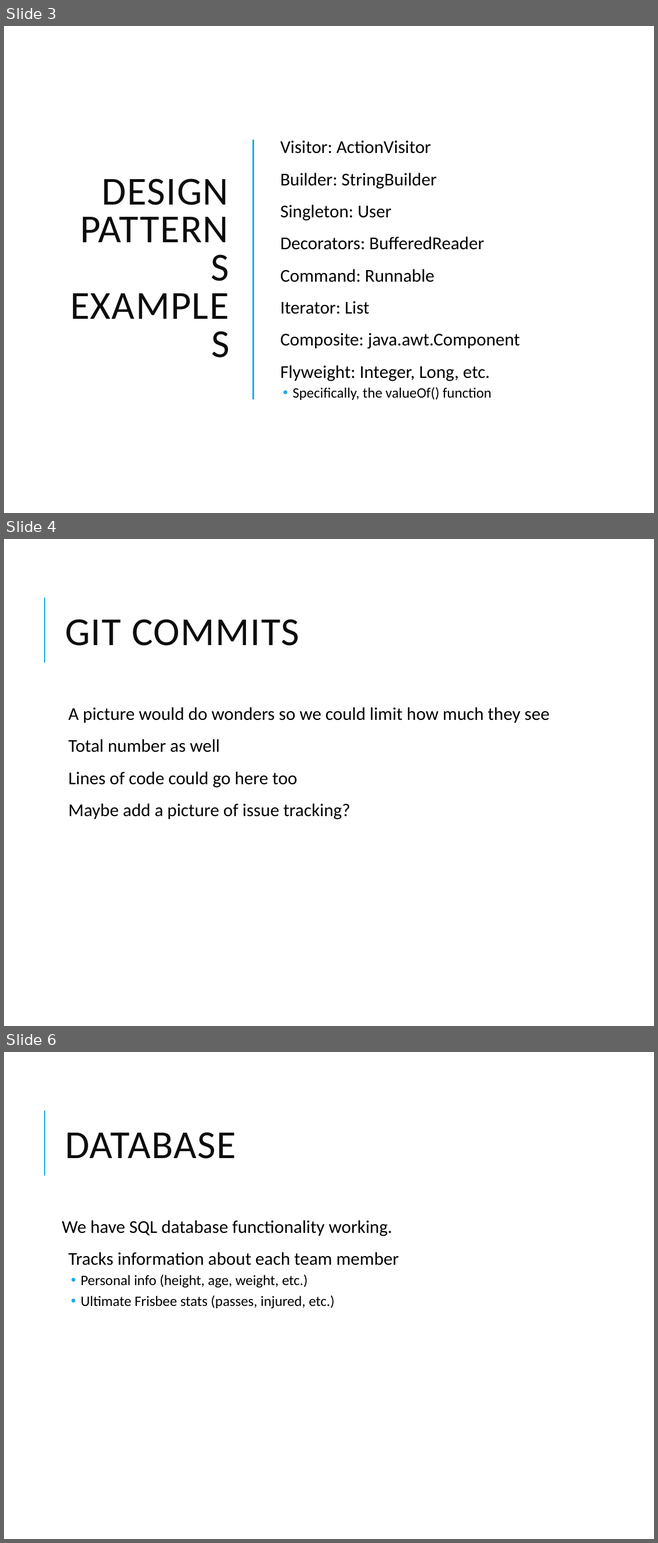
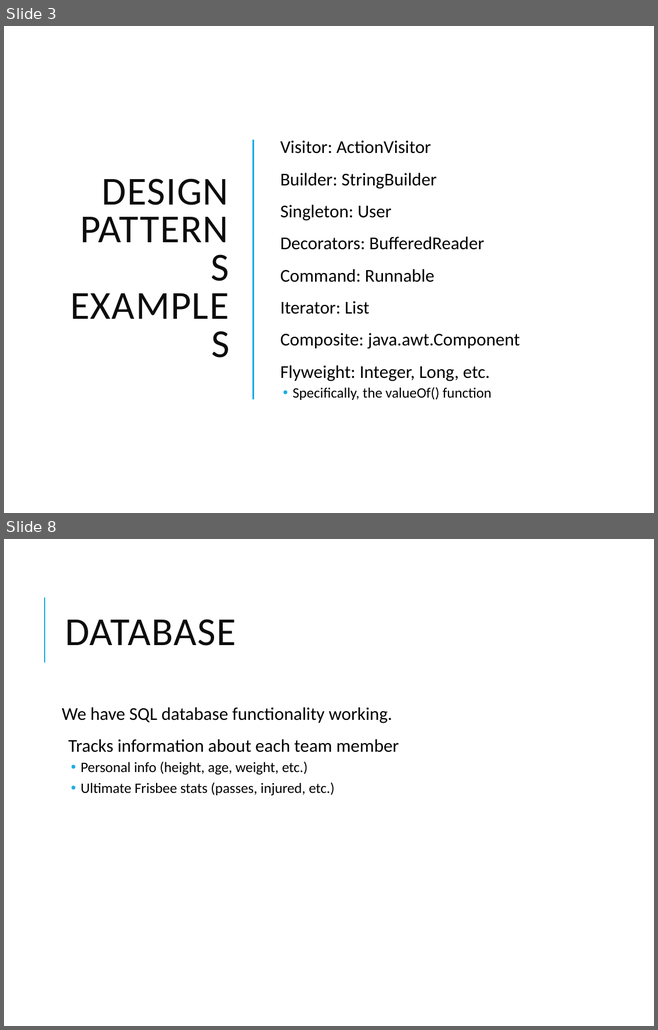
Before and after one commit to calebdehaan/Software1Project, a slide deck: Trythis.pptx. Shown one above the other, each under a label of ours: slides 3, 4 and 6 before the commit, slides 3 and 8 after it; the slides between them are not shown. The pictures are 658x1543 and 658x1030 pixels, drawn with LibreOffice and Linux fonts; fonts in the diff are those of the drawing. Boxes give left, top, right and bottom in pixels: in the first picture for what was removed or moved away, otherwise in the second. Text is boxed around its words. In the diff, an @@ line names an element or a change of style, - is before the commit and + after.

```diff
--- a/Trythis.pptx
+++ b/Trythis.pptx
@@ slide 4 removed at box(4, 539, 654, 1026), background #FFFFFF; not listed: 1 template element that a slide beside it also shows @@
@@ title removed at box(65, 619, 299, 646) @@
-GIT COMMITS
@@ text removed at box(68, 707, 549, 820) @@
-  A picture would do wonders so we could limit how much they see
-  Total number as well
-  Lines of code could go here too
-  Maybe add a picture of issue tracking?
@@ what was slide 6 is now slide 8 @@
```
Also in this commit, not shown: 1 slide changed, 3 slides added.
